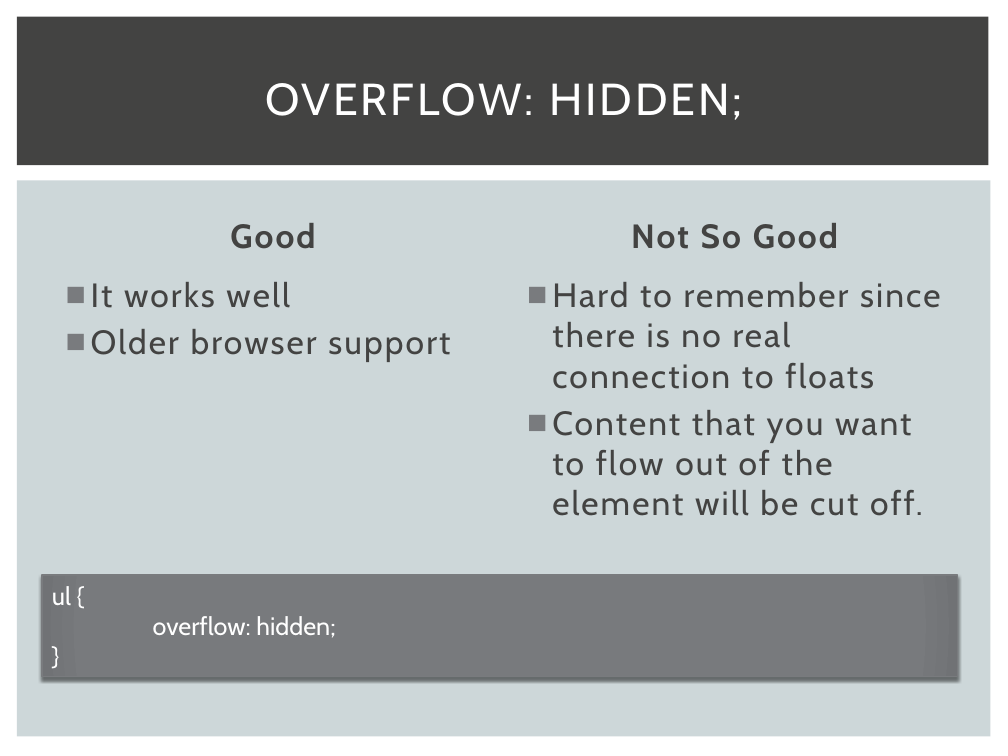
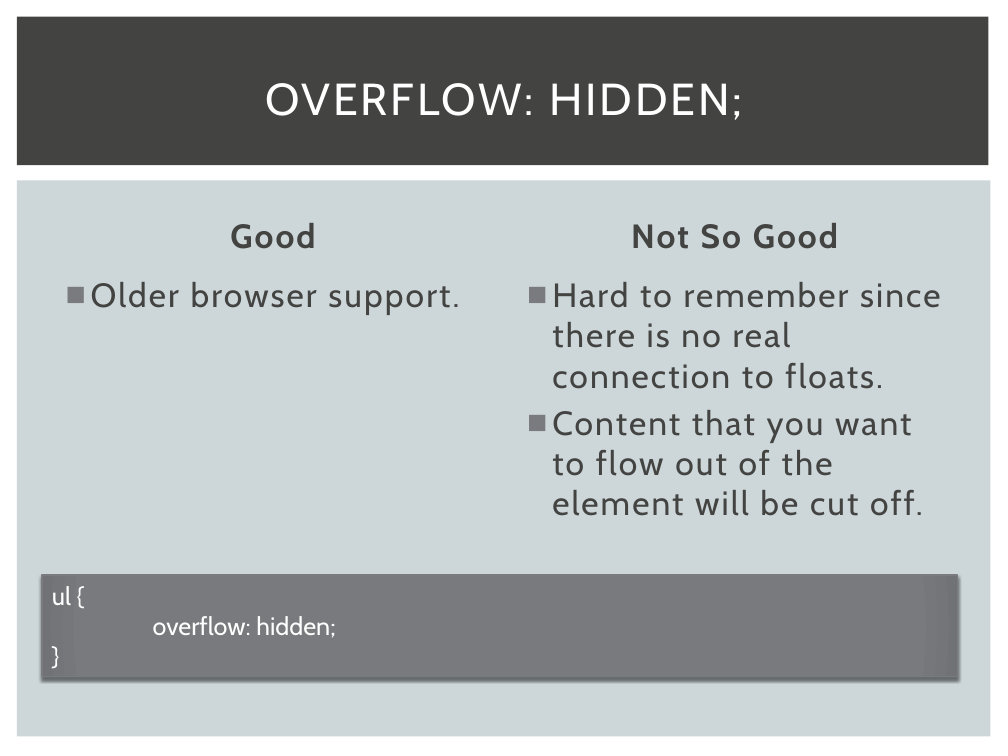
Before and after one commit to danhahn/app-talk, a slide deck: slide 13 of tech-talk.pptx. Drawn at 1008x756 pixels with LibreOffice and Linux fonts; fonts in the diff are those of the drawing. Boxes give left, top, right and bottom in pixels: in the first picture for what was removed or moved away, otherwise in the second. Text is boxed around its words. In the diff, an @@ line names an element or a change of style, - is before the commit and + after.

```diff
--- a/tech-talk.pptx
+++ b/tech-talk.pptx
@@ text at <box>91,282,459,315</box>: text changed @@
-■ It works well
-■ Older browser support
+■ Older browser support.
@@ text at <box>552,282,940,389</box>: text changed @@
-■ Hard to remember since there is no real connection to floats
+■ Hard to remember since there is no real connection to floats.
```
Also in this commit, not shown: 14 other slides changed.
